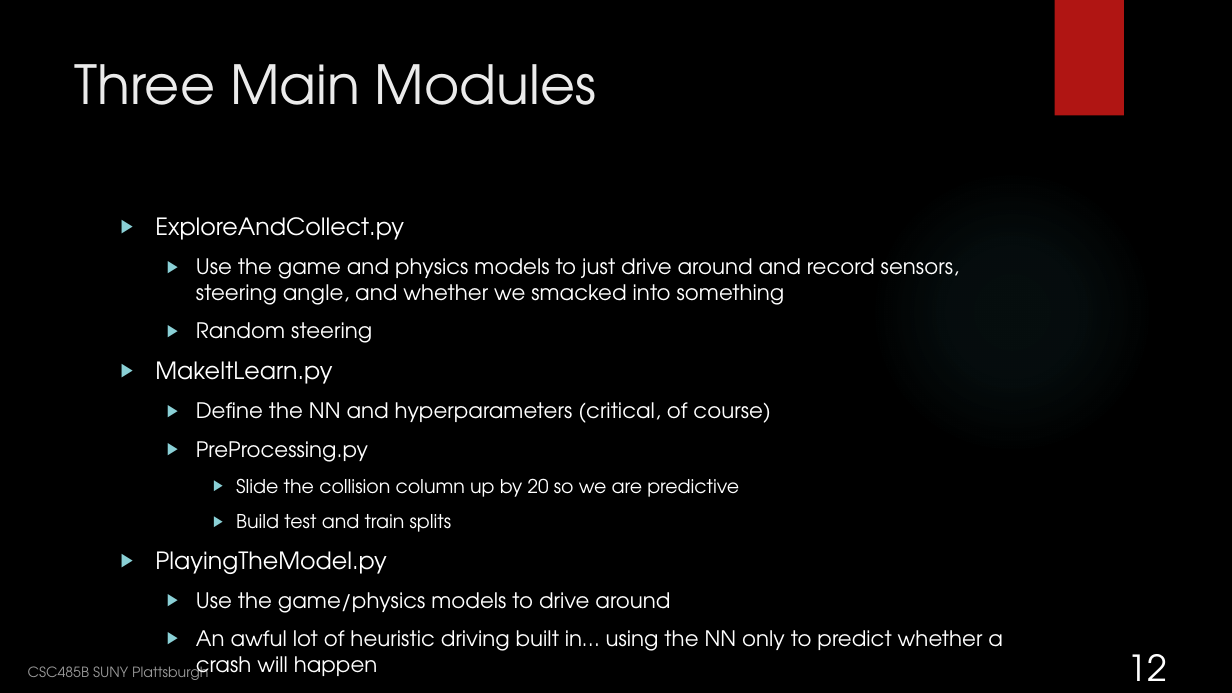
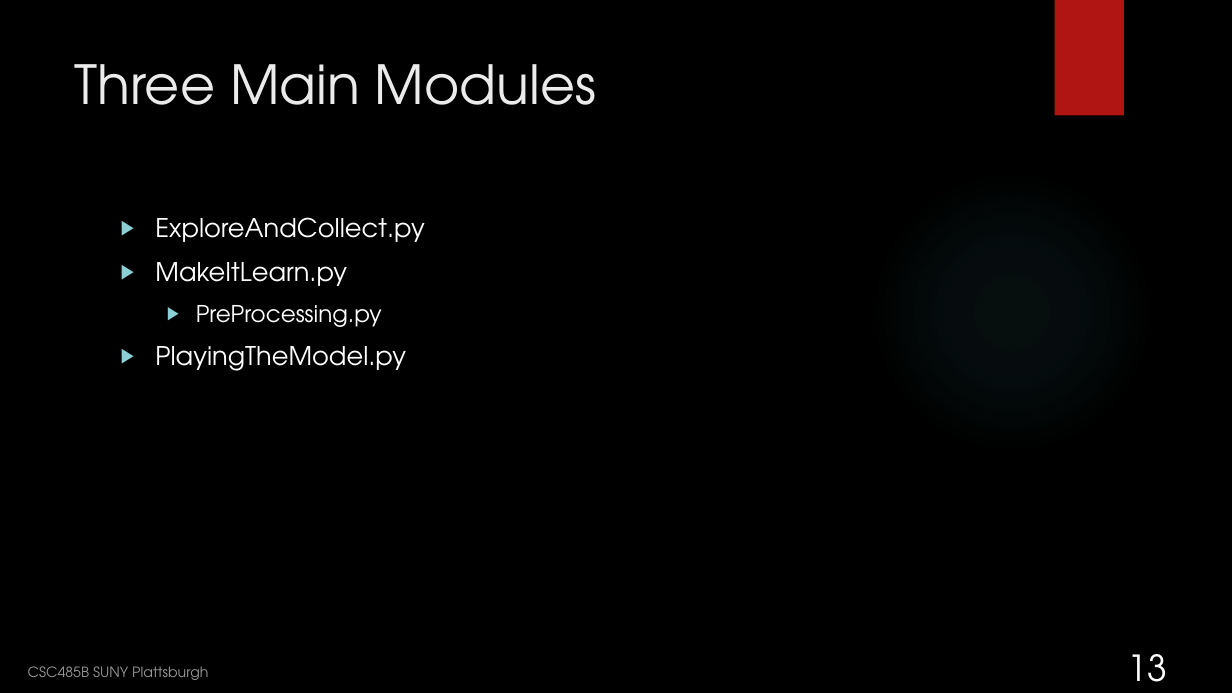
Before and after one commit to nedlecky/CSC485B, a slide deck: slide 13 of Class 15- Running Exercise 1 IDLR.pptx (slide 12 before the commit). Drawn at 1232x693 pixels with LibreOffice and Linux fonts; fonts in the diff are those of the drawing; background and template pictures are left out. Boxes give left, top, right and bottom in pixels: in the first picture for what was removed or moved away, otherwise in the second. Text is boxed around its words. In the diff, an @@ line names an element or a change of style, - is before the commit and + after.

```diff
--- a/Class 15- Running Exercise 1 IDLR.pptx
+++ b/Class 15- Running Exercise 1 IDLR.pptx
@@ text "ExploreAndCollect.py" at [155, 217, 424, 371]: size 18.5 to 20 pt in "ExploreAndCollect.py", "MakeItLearn.py", "PlayingTheModel.py"; size 16.6 to 18 pt in "PreProcessing.py" @@
@@ text at [196, 258, 959, 343]: paragraphs removed @@
-  ▶ Use the game and physics models to just drive around and record sensors, steering angle, and whether we smacked into something
-  ▶ Random steering
@@ text at [196, 402, 771, 423]: paragraph removed @@
-  ▶ Define the NN and hyperparameters (critical, of course)
@@ text at [236, 478, 739, 532]: paragraphs removed @@
-    ▶ Slide the collision column up by 20 so we are predictive
-    ▶ Build test and train splits
@@ text at [196, 592, 1003, 680]: paragraphs removed @@
-  ▶ Use the game/physics models to drive around
-  ▶ An awful lot of heuristic driving built in… using the NN only to predict whether a crash will happen
@@ page number at [1128, 654, 1168, 682]: text changed @@
-12
+13
```
Also in this commit, not shown: 2 other slides changed, 1 slide removed, 6 other files.
